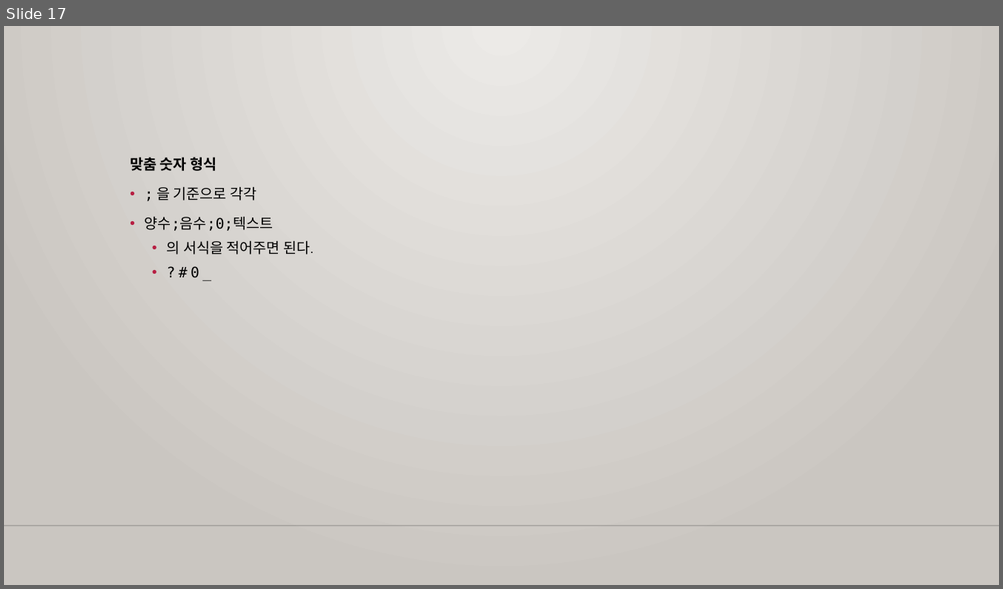
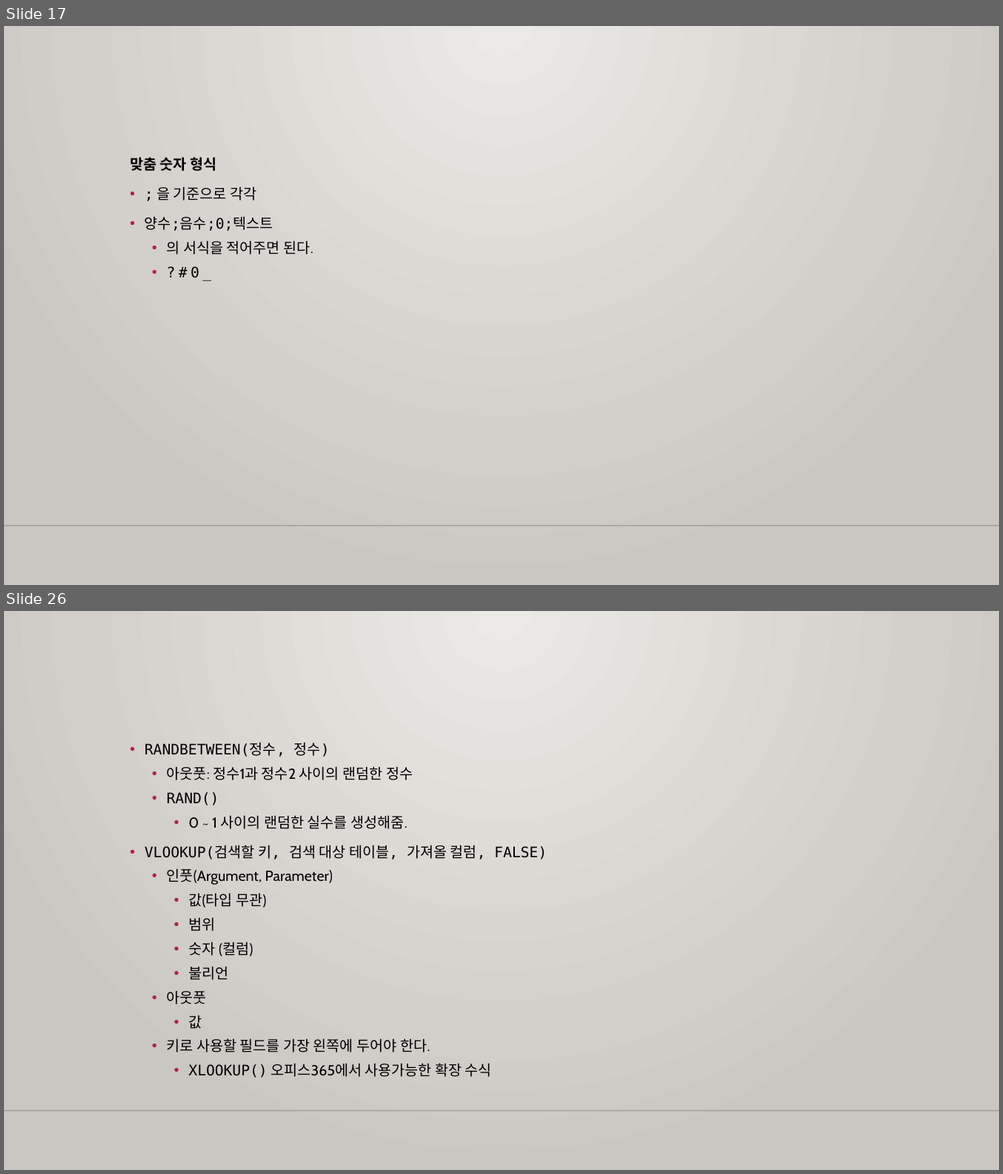
Before and after one commit to m00nlygreat/obsidian-vault, a slide deck: 노코드 엔지니어링/구글 시트로 데이터 관리하기.pptx. Shown one above the other, each under a label of ours: slide 17 before the commit, slides 17 and 26 after it; the slides between them are not shown. The pictures are 1003x589 and 1003x1174 pixels, drawn with LibreOffice and Linux fonts; fonts in the diff are those of the drawing; background and template pictures are left out. Boxes give left, top, right and bottom in pixels: in the first picture for what was removed or moved away, otherwise in the second. Text is boxed around its words. In the diff, an @@ line names an element or a change of style, - is before the commit and + after.

```diff
--- a/노코드 엔지니어링/구글 시트로 데이터 관리하기.pptx
+++ b/노코드 엔지니어링/구글 시트로 데이터 관리하기.pptx
@@ slide 26 added at box(4, 611, 999, 1170), background gradient #ECEAE7 to #CAC7C1; not listed: 1 template element that a slide beside it also shows @@
@@ text added at box(145, 742, 546, 1078), 14 pt, text #000000 @@
+• RANDBETWEEN(정수, 정수)
+  • 아웃풋: 정수1과 정수2 사이의 랜덤한 정수
+  • RAND()
+    • 0 ~ 1 사이의 랜덤한 실수를 생성해줌.
+• VLOOKUP(검색할 키, 검색 대상 테이블, 가져올 컬럼, FALSE)
+  • 인풋(Argument, Parameter)
+    • 값(타입 무관)
+    • 범위
+    • 숫자 (컬럼)
+    • 불리언
+  • 아웃풋
+    • 값
+  • 키로 사용할 필드를 가장 왼쪽에 두어야 한다.
+    • XLOOKUP() 오피스365에서 사용가능한 확장 수식
```
Also in this commit, not shown: 16 slides changed, 5 other slides added, 4 other files.
